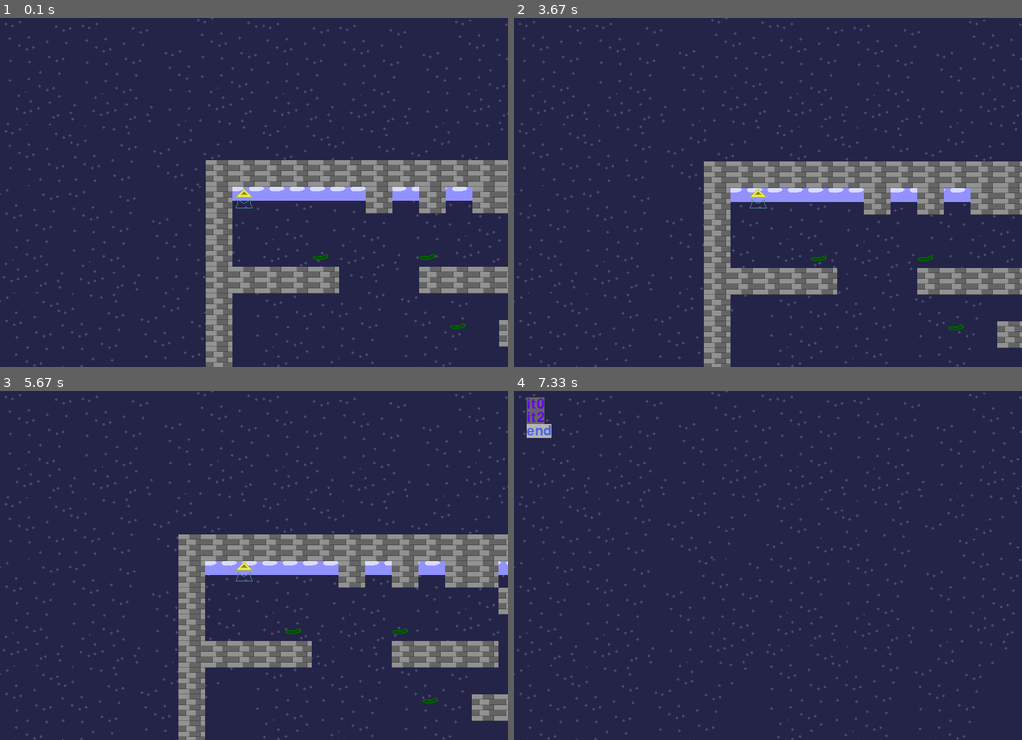
Above: before the commit, frames 1-4 (two rows, left to right).
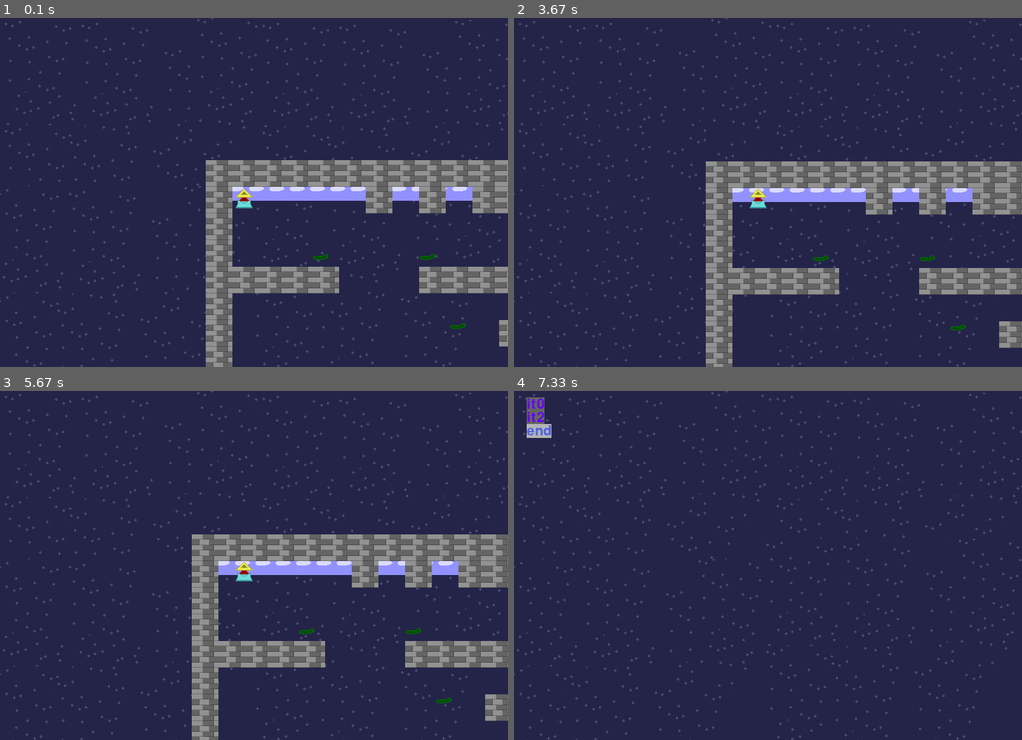
Above: after the commit, the same moments.

Repository: anokata/pythonPetProjects
Game: pygame game, started from platformer/sur.py
Two runs of this game, one before a commit and one after it. Both use one fixed random seed, a clock stepped at 60 frames per second and the inputs below.
Inputs:
- Up to frame 1 (0.1 s): no input
- Up to frame 2 (3.67 s): tap Space at 0.33, 1.23, 1.57, 1.87, 2, 2.4, 3.3, 3.6 s; hold Up 0.67-1.13 s; hold Down 1.17-1.47 s; hold Left 1.5-1.9 s; hold Up 1.93-2.3 s; hold Down 2.33-2.7 s; hold Right from 3.23 s (still down)
- Up to frame 3 (5.67 s): release Right at 3.7 s; hold Up 3.73-4.03 s; tap Space at 3.8, 4.63, 4.97, 5.37 s; hold Down 4.57-4.87 s; hold Up 4.9-5.27 s; hold Down from 5.3 s (still down)
- Up to frame 4 (7.33 s): release Down at 5.67 s; hold Up 5.7-6 s; tap Space at 5.77, 6.1, 6.43, 6.83, 7.23 s; hold Down 6.03-6.33 s; hold Up 6.37-6.73 s; hold Down 6.77-7.13 s; hold Up from 7.17 s (still down)

The runs differ from the first frame. In frame 1, less than 0.1% of the frame differs, in the area x 46-50%, y 51-55%; in frame 2, 2.9%; in frame 3, 14%, in the area x 35-100%, y 41-100%; in frame 4, nothing differs.

Commit message:
Исправление сохранения движения при смене состояния.

Diff:
--- a/platformer/sur.py
+++ b/platformer/sur.py
@@ -66,7 +66,7 @@
 
 class Player():
     health = 100
-    spd = 3.0
+    spd = 4.0
     spdj = 5.0
     moving = 0
     movingud = 0
@@ -204,10 +204,12 @@
 def keyDown(k, d):
     global player
     if k == pygame.K_RIGHT:
-        player.moving += -1
+        player.moving = -1
     if k == pygame.K_LEFT:
-        player.moving += 1
+        player.moving = 1
     if k == pygame.K_SPACE:
+        player.moving = 0
+        player.movingud = 0
         runMenu('men1')
     if k == pygame.K_UP:
         player.movingud = 1
@@ -217,9 +219,9 @@
 def keyUp(k, d):
     global player
     if k == pygame.K_RIGHT:
-        player.moving += 1
+        player.moving = 0
     elif k == pygame.K_LEFT:
-        player.moving += -1
+        player.moving = 0
     if k == pygame.K_SPACE:
         pass
     if k == pygame.K_UP:
Binary file changed: platformer/wiz0.png
